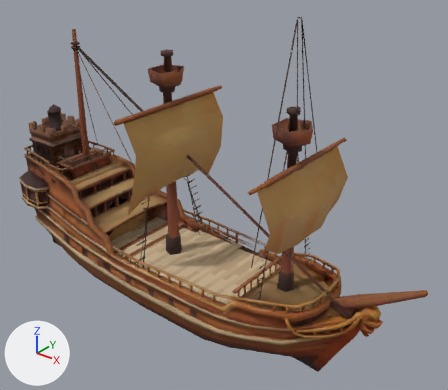
The glTF model public/models/props/grand_ferry_ship.glb: old version first, new version second.
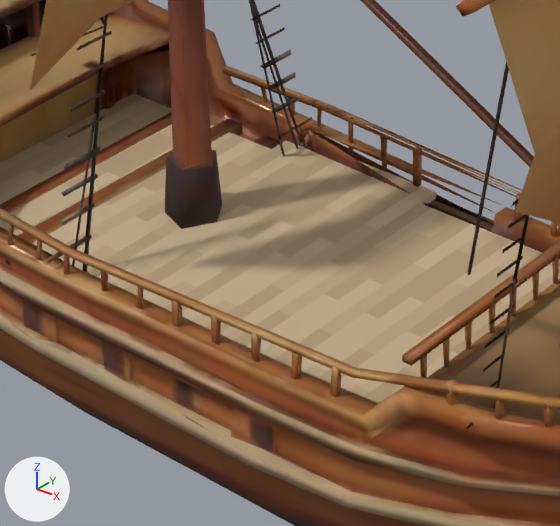
Each version is shown whole from a 50 mm camera at (27.7, -30.6, 30.3) aimed at (2.3, 1.0, 10.7), then close up on the part from 27% to 62% of the width and 49% to 87% of the height. Every picture has the same lights, and +X, +Y and +Z are marked at lower left. The last two pictures show the newer version. Where no turn or scale is listed for an object, it has been applied to the vertices. Vertices at exactly the same position are counted once.

In view in the first close-up: 'GrandFerryDeck', 'tripo_node_4e9195c9-1753-4fd5-9719-b643316ab79a'.
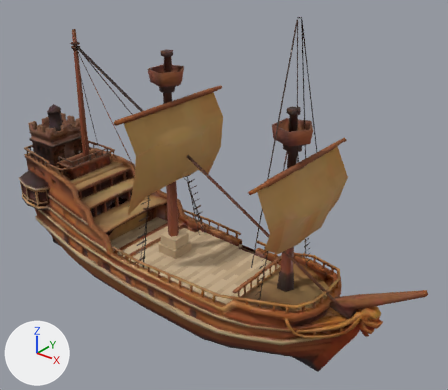
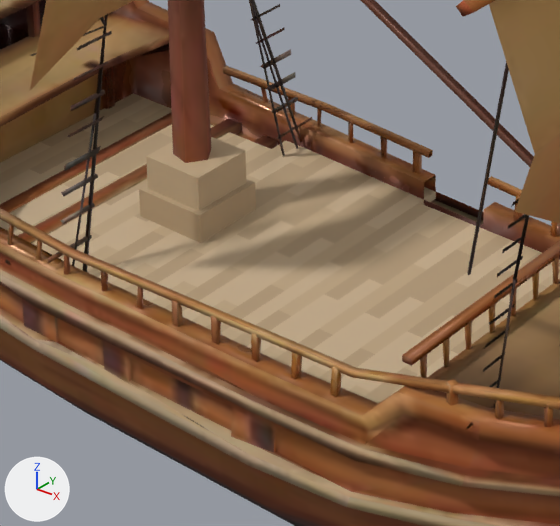
The change in detail:
me_tripo_mesh_4e9195c9_1753_4fd5_9719_b643316ab79a is used by ob_tripo_node_4e9195c9_1753_4fd5_9719_b643316ab79a; location (0.0, 0.0, 12.0).
me_tripo_mesh_4e9195c9_1753_4fd5_9719_b643316ab79a had 3133 vertices, 5495 faces and spanned x -18.2..18.2, y -5.4..5.4, z -12.0..12.0.
me_tripo_mesh_4e9195c9_1753_4fd5_9719_b643316ab79a now has 3167 vertices, 5535 faces and spans x -18.2..18.2, y -5.4..5.4, z -12.0..12.0.
Part 1, on me_tripo_mesh_4e9195c9_1753_4fd5_9719_b643316ab79a:
6 faces are deleted.
34 vertices are added at x 1.7..3.4, y 3.6..4.1, z -7.5..-6.0.
46 new faces join them.
Mesh me_grandferrymaststep is new.
It consists of a box spanning x -0.91..0.91, y -0.91..0.91, z -0.79..-0.03; a box spanning x -0.77..0.77, y -0.77..0.77, z -0.03..0.79.
It uses material mat_grandferrydeck.
Object 'GrandFerryMastStep' (ob_grandferrymaststep) is new; it shows me_grandferrymaststep.
Its location is (-1.85, 0.07, 5.6).

Pixel boxes [x1, y1, x2, y2] of what changed, in the close-ups (560 x 526 px):
'GrandFerryMastStep', added (brown): after [139, 137, 256, 243]
part 1 of me_tripo_mesh_4e9195c9_1753_4fd5_9719_b643316ab79a, built on: before [308, 103, 522, 213]; after [308, 103, 522, 233]
